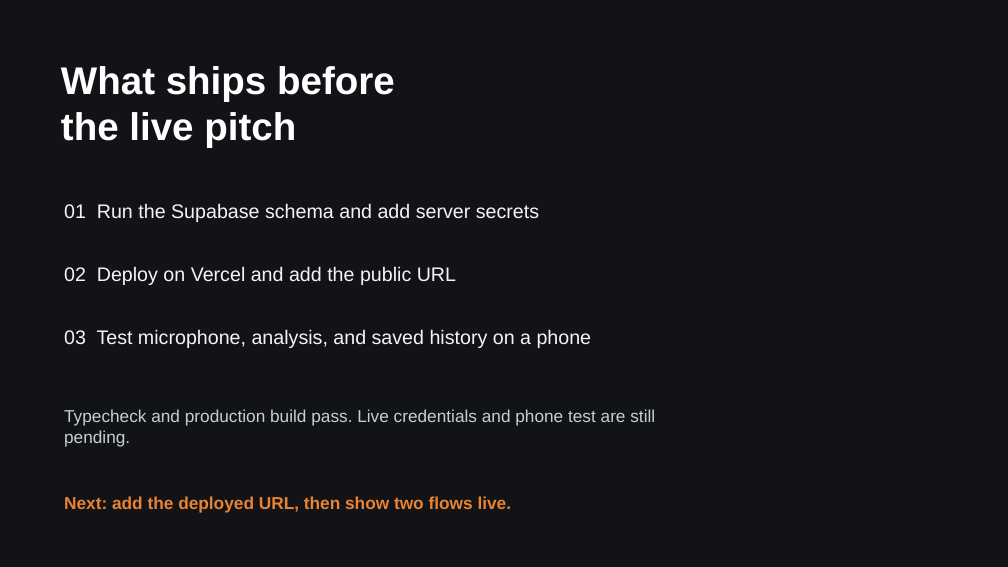
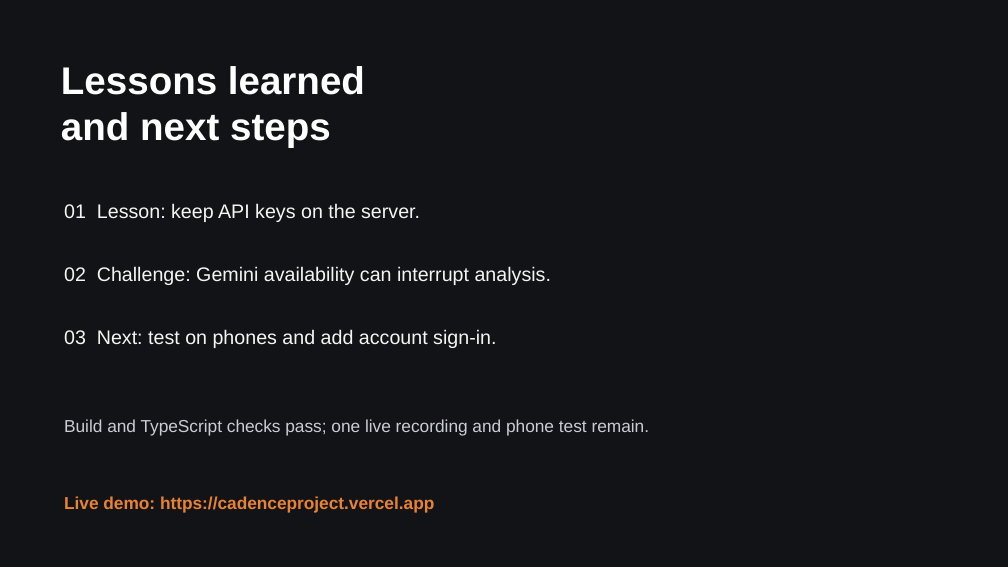
Before and after one commit to Psruthi08/Cadence, a slide deck: slide 5 of docs/Cadence_Pitch.pptx. Drawn at 1008x567 pixels with LibreOffice and Linux fonts; fonts in the diff are those of the drawing. Boxes give left, top, right and bottom in pixels: in the first picture for what was removed or moved away, otherwise in the second. Text is boxed around its words. In the diff, an @@ line names an element or a change of style, - is before the commit and + after.

```diff
--- a/docs/Cadence_Pitch.pptx
+++ b/docs/Cadence_Pitch.pptx
@@ text at bbox=[61, 66, 365, 148]: text changed @@
-What ships before
-the live pitch
+Lessons learned
+and next steps
@@ text at bbox=[64, 203, 420, 222]: text changed @@
-01 Run the Supabase schema and add server secrets
+01 Lesson: keep API keys on the server.
@@ text at bbox=[64, 266, 551, 285]: text changed @@
-02 Deploy on Vercel and add the public URL
+02 Challenge: Gemini availability can interrupt analysis.
@@ text at bbox=[64, 329, 496, 348]: text changed @@
-03 Test microphone, analysis, and saved history on a phone
+03 Next: test on phones and add account sign-in.
@@ text at bbox=[64, 419, 650, 436]: text changed; size 16.4 to 16.5 pt @@
-Typecheck and production build pass. Live credentials and phone test are still pending.
+Build and TypeScript checks pass; one live recording and phone test remain.
@@ text at bbox=[64, 496, 434, 513]: text changed @@
-Next: add the deployed URL, then show two flows live.
+Live demo: https://cadenceproject.vercel.app
```
Also in this commit, not shown: 2 other slides changed, 3 other files.
